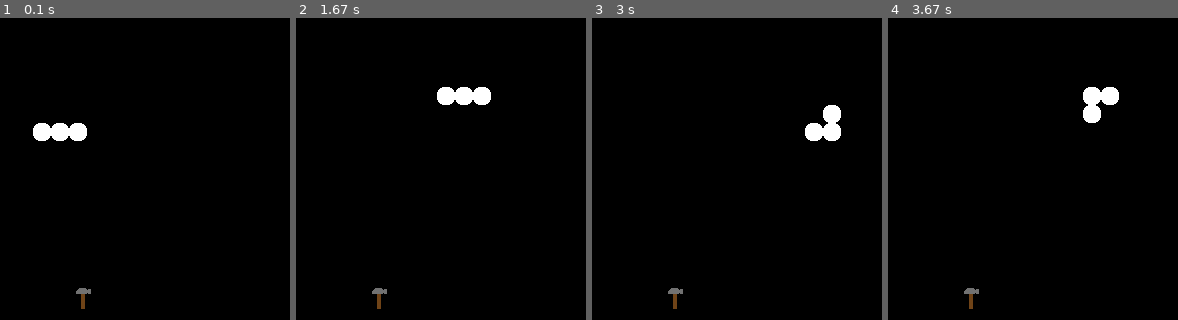
Above: before the commit, frames 1-4 (left to right).
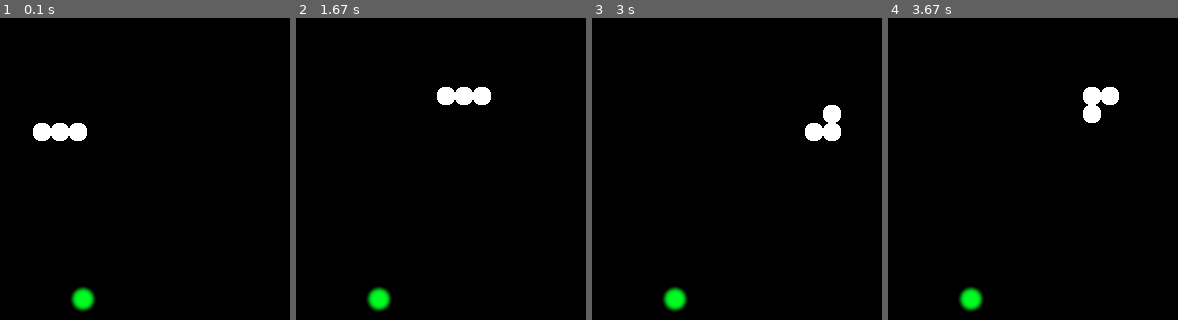
Above: after the commit, the same moments.

Repository: quintenvandenberghe/pygame-project
Game: pygame game, started from snake.py
Two runs of this game, one before a commit and one after it. Both use one fixed random seed, a clock stepped at 60 frames per second and the inputs below.
Inputs:
- Up to frame 1 (0.1 s): no input
- Up to frame 2 (1.67 s): hold Up 0.83-1.3 s; hold Right from 1.33 s (still down)
- Up to frame 3 (3 s): release Right at 1.8 s; hold Down 2.4-2.7 s; hold Left from 2.73 s (still down)
- Up to frame 4 (3.67 s): release Left at 3.13 s; hold Up 3.17-3.53 s; hold Right from 3.57 s (still down)
The pictures show only the part of the screen within x 9-59%, y 11-61%; the shares and areas given below are measured in that part.

The runs differ from the first frame. In frame 1, 0.5% of the frame differs, in the area x 24-33%, y 89-98%; in frame 2, 0.5%; in frame 3, 0.5%; in frame 4, 0.5%.

Commit message:
9/6/2026

Diff:
--- a/snake.py
+++ b/snake.py
@@ -1,5 +1,6 @@
 import pygame, sys, random, os
 from pygame.math import Vector2
+from typing import List
 
 pygame.init()
 
@@ -29,95 +30,109 @@
             food_surfaces.append(surface)
 
 class Food:
-    def __init__(self, snake_body):
+    food_surfaces: List[pygame.Surface]
+    position: Vector2
+    food: pygame.Surface
+
+    def __init__(self, snake_body: List[Vector2]) -> None:
         self.food_surfaces = food_surfaces
-        self.respawn(snake_body) # Gebruik direct de nieuwe methode bij initialisatie
+        self.respawn(snake_body)
 
-    def draw(self):
+    def draw(self) -> None:
         food_rect = pygame.Rect(OFFSET + self.position.x * cell_size, OFFSET + self.position.y * cell_size,
             cell_size, cell_size)
         screen.blit(self.food, food_rect)
 
-    def generate_random_cell(self):
+    def generate_random_cell(self) -> Vector2:
         x = random.randint(0, number_of_cells-1)
         y = random.randint(0, number_of_cells-1)
         return Vector2(x, y)
 
-    def generate_random_pos(self, snake_body):
+    def generate_random_pos(self, snake_body: List[Vector2]) -> Vector2:
         position = self.generate_random_cell()
         while position in snake_body:
             position = self.generate_random_cell()
         return position
 
-    # Nieuwe methode om zowel positie als texture te vernieuwen
-    def respawn(self, snake_body):
+    def respawn(self, snake_body: List[Vector2]) -> None:
         self.position = self.generate_random_pos(snake_body)
-        if self.food_surfaces: # Controleer of de lijst niet leeg is
+        if self.food_surfaces:
             self.food = random.choice(self.food_surfaces)
 
 class Snake:
-    def __init__(self):
+    body: List[Vector2]
+    direction: Vector2
+    add_segment: bool
+    eat_sound: pygame.mixer.Sound
+    wall_hit_sound: pygame.mixer.Sound
+
+    def __init__(self) -> None:
         self.body = [Vector2(6, 9), Vector2(5,9), Vector2(4,9)]
         self.direction = Vector2(1, 0)
         self.add_segment = False
         self.eat_sound = pygame.mixer.Sound("Sounds/eat.mp3")
         self.wall_hit_sound = pygame.mixer.Sound("Sounds/wall.mp3")
 
-    def draw(self):
+    def draw(self) -> None:
         for segment in self.body:
             segment_rect = (OFFSET + segment.x * cell_size, OFFSET+ segment.y * cell_size, cell_size, cell_size)
             pygame.draw.rect(screen, WHITE, segment_rect, 0, 7)
 
-    def update(self):
+    def update(self) -> None:
         self.body.insert(0, self.body[0] + self.direction)
         if self.add_segment == True:
             self.add_segment = False
         else:
             self.body = self.body[:-1]
 
-    def reset(self):
+    def reset(self) -> None:
         self.body = [Vector2(6,9), Vector2(5,9), Vector2(4,9)]
         self.direction = Vector2(1, 0)
 
 class Game:
-    def __init__(self):
+    snake: Snake
+    food: Food
+    state: str
+    score: int
+
+    def __init__(self) -> None:
         self.snake = Snake()
         self.food = Food(self.snake.body)
         self.state = "RUNNING"
         self.score = 0
 
-    def draw(self):
+    def draw(self) -> None:
         self.food.draw()
         self.snake.draw()
 
-    def update(self):
+    def update(self) -> None:
         if self.state == "RUNNING":
             self.snake.update()
             self.check_collision_with_food()
             self.check_collision_with_edges()
             self.check_collision_with_tail()
 
-    def check_collision_with_food(self):
+    def check_collision_with_food(self) -> None:
         if self.snake.body[0] == self.food.position:
-            self.food.respawn(self.snake.body) # Aangepast: verandert nu ook de texture!
+            self.food.respawn(self.snake.body)
             self.snake.add_segment = True
             self.score += 1
             self.snake.eat_sound.play()
 
-    def check_collision_with_edges(self):
+    def check_collision_with_edges(self) -> None:
         if self.snake.body[0].x == number_of_cells or self.snake.body[0].x == -1:
             self.game_over()
         if self.snake.body[0].y == number_of_cells or self.snake.body[0].y == -1:
             self.game_over()
 
-    def game_over(self):
+    def game_over(self) -> None:
         self.snake.reset()
-        self.food.respawn(self.snake.body) # Ook bij Game Over krijgt het eten een nieuwe plek + texture
+        self.food.respawn(self.snake.body)
         self.state = "STOPPED"
         self.score = 0
         self.snake.wall_hit_sound.play()
 
-    def check_collision_with_tail(self):
+    def check_collision_with_tail(self) -> None:
         headless_body = self.snake.body[1:]
         if self.snake.body[0] in headless_body:
             self.game_over()
Binary file added: Graphics/eten/food.png
